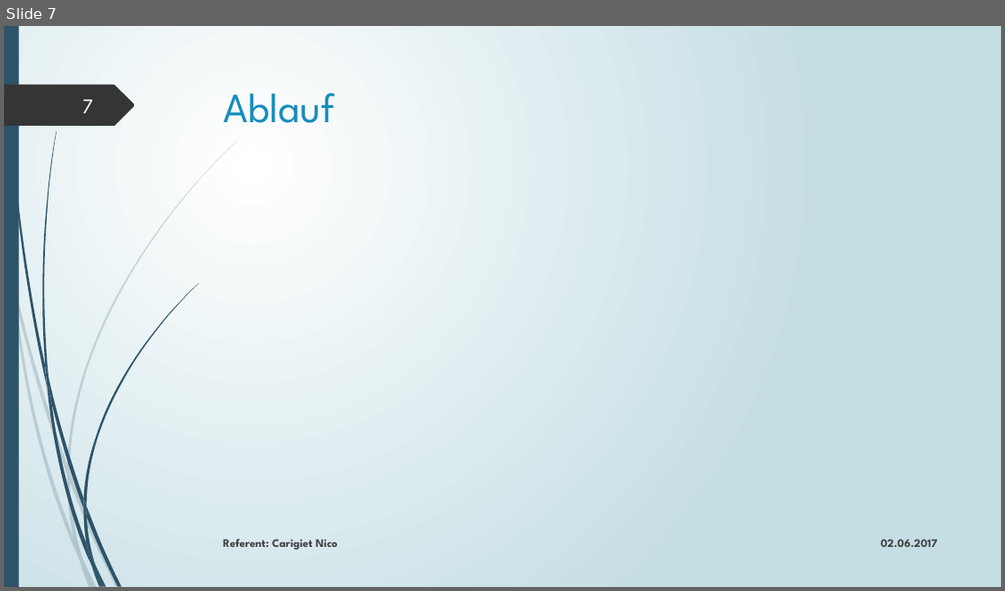
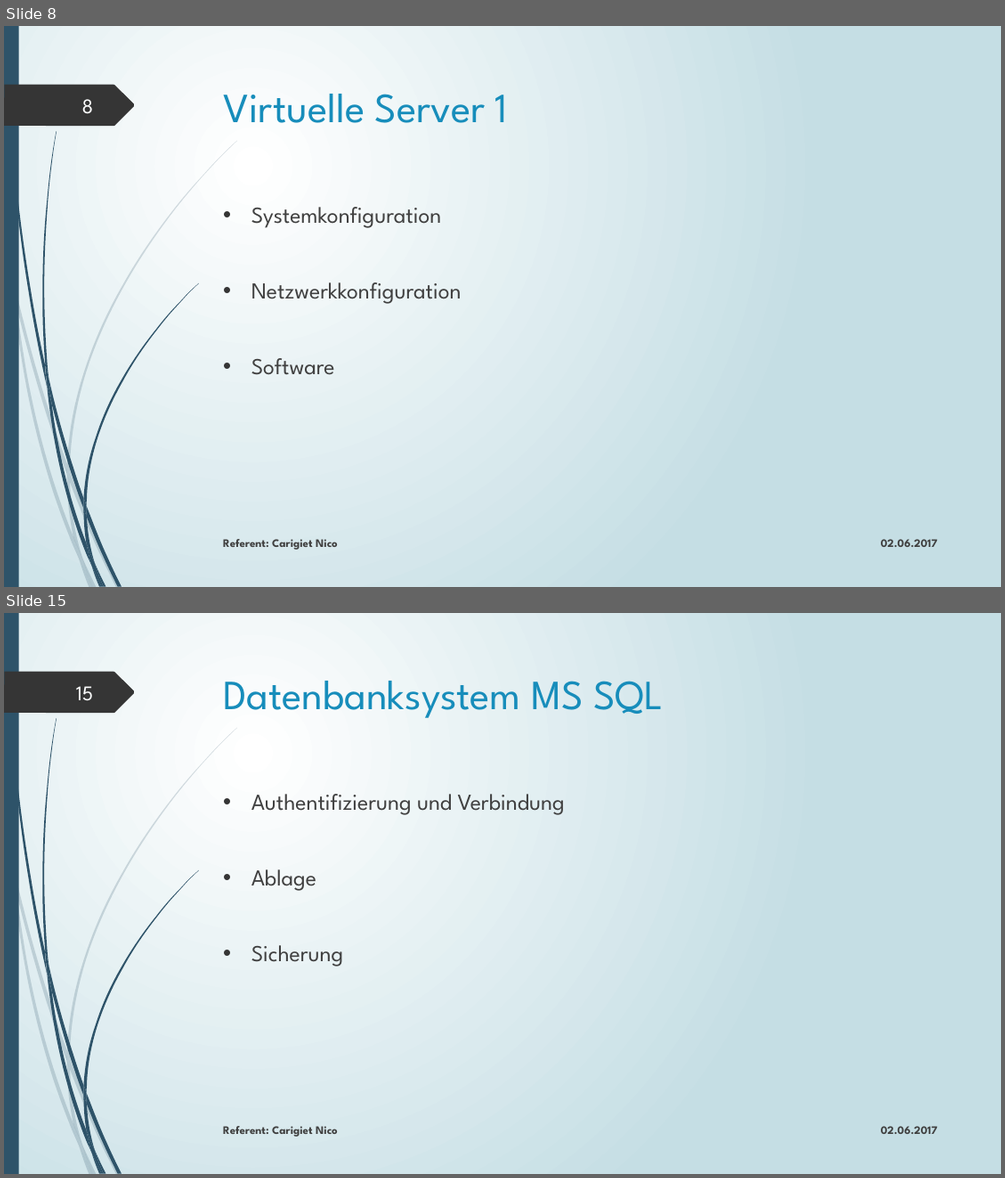
Before and after one commit to edecom/IPA, a slide deck: 4_Dokumente/48_Präsentation & Demonstration/IPA_Präsentation_Carigiet_Nico_20170529.pptx. Shown one above the other, each under a label of ours: slide 7 before the commit, slides 8 and 15 after it; the slides between them are not shown. The pictures are 1005x591 and 1005x1178 pixels, drawn with LibreOffice and Linux fonts; fonts in the diff are those of the drawing. Boxes give left, top, right and bottom in pixels: in the first picture for what was removed or moved away, otherwise in the second. Text is boxed around its words. In the diff, an @@ line names an element or a change of style, - is before the commit and + after.

```diff
--- a/4_Dokumente/48_Präsentation & Demonstration/IPA_Präsentation_Carigiet_Nico_20170529.pptx
+++ b/4_Dokumente/48_Präsentation & Demonstration/IPA_Präsentation_Carigiet_Nico_20170529.pptx
@@ slide 15 added at <box>4,613,1001,1174</box>, background gradient #FFFFFF to #C5DEE5; not listed: 24 template elements that a slide beside it also shows @@
@@ page number added at <box>76,686,93,701</box>, 20 pt, text #FEFFFF @@
+15
@@ title added at <box>224,681,663,718</box>, 40 pt, text #178DBB @@
+Datenbanksystem MS SQL
@@ text added at <box>251,794,565,966</box>, 22 pt, text #404040 @@
+• Authentifizierung und Verbindung
+• Ablage
+• Sicherung
@@ text added at <box>223,1126,338,1136</box>, 11 pt, text #404040, bold @@
+Referent: Carigiet Nico
@@ text added at <box>881,1126,938,1134</box>, 11 pt, text #404040, bold @@
+02.06.2017
@@ what was slide 7 is now slide 8 @@
@@ slide 8 changed as well @@
@@ page number at <box>82,99,94,114</box>: text changed @@
-7
+8
@@ title at <box>224,94,508,123</box>: text changed @@
-Ablauf
+Virtuelle Server 1
@@ text added at <box>251,207,461,375</box>, 22 pt, text #404040 @@
+• Systemkonfiguration
+• Netzwerkkonfiguration
+• Software
```
Also in this commit, not shown: 5 other slides changed, 14 other slides added, 12 other files.
